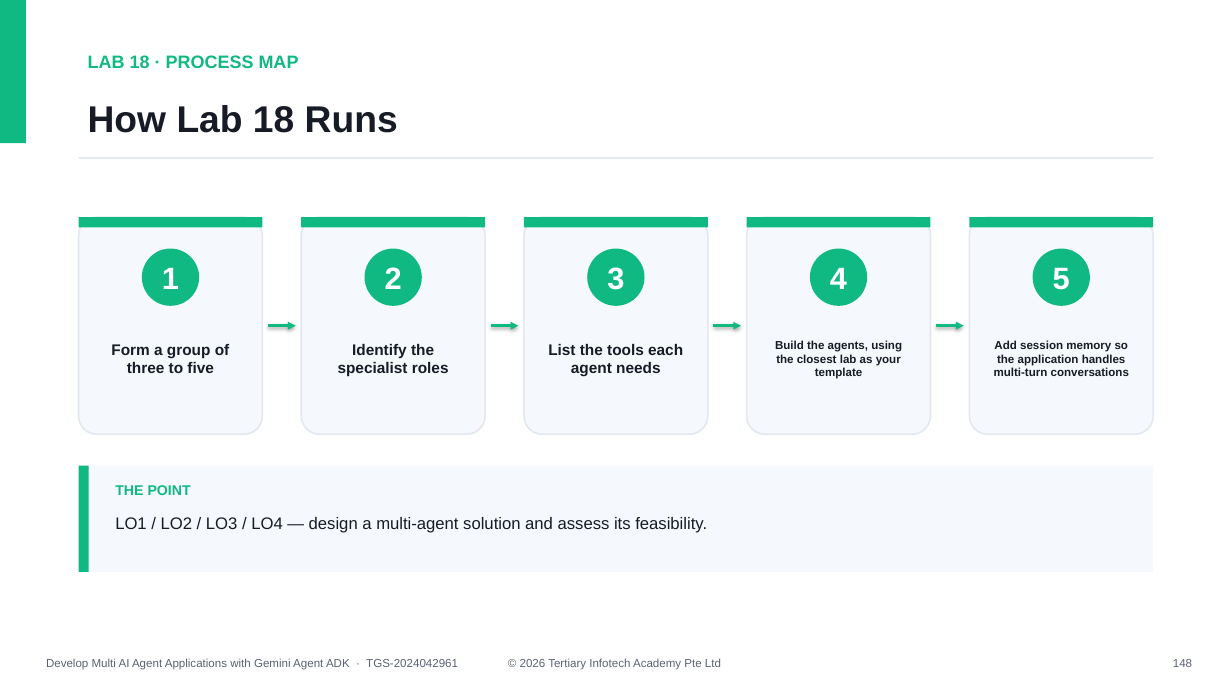
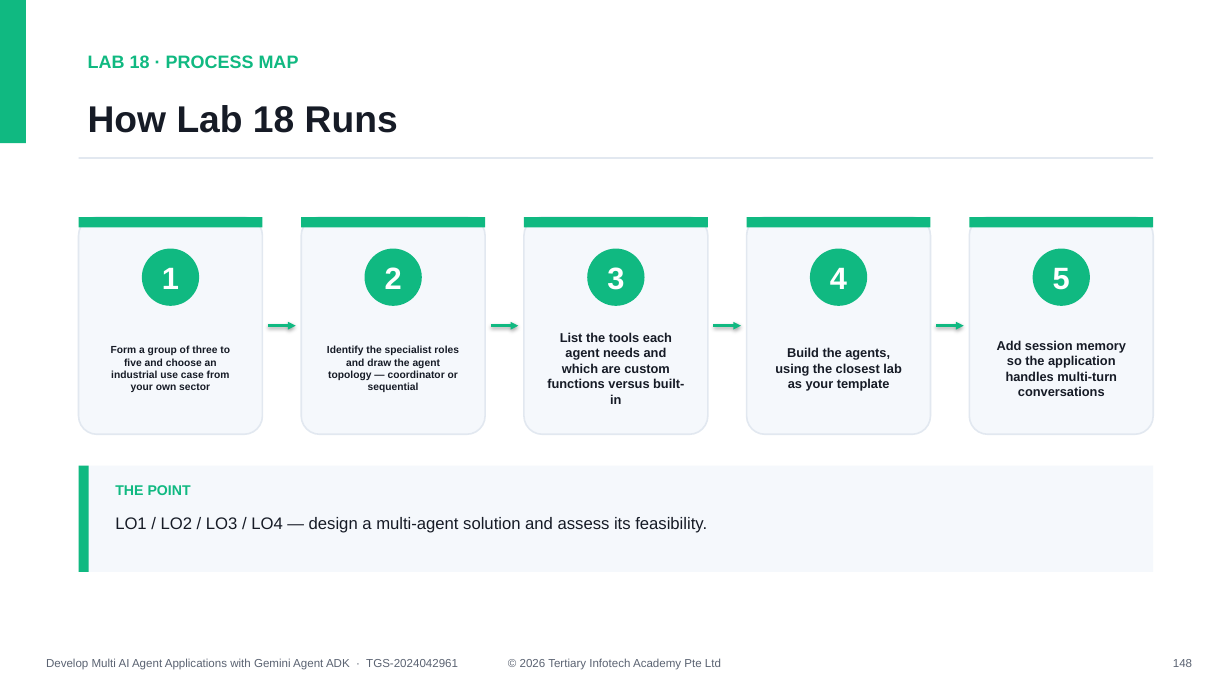
Before and after one commit to tertiarycourses/TGS-2024042961-Develop-Multi-AI-Agent-Applications-with-Gemini-Agent-ADK, a slide deck: slide 148 of courseware/Develop Multi AI Agent Applications with Gemini Agent ADK-v1.4.pptx. Drawn at 1232x693 pixels with LibreOffice and Linux fonts; fonts in the diff are those of the drawing. Boxes give left, top, right and bottom in pixels: in the first picture for what was removed or moved away, otherwise in the second. Text is boxed around its words. In the diff, an @@ line names an element or a change of style, - is before the commit and + after.

```diff
--- a/courseware/Develop Multi AI Agent Applications with Gemini Agent ADK-v1.4.pptx
+++ b/courseware/Develop Multi AI Agent Applications with Gemini Agent ADK-v1.4.pptx
@@ text "Build the agents, using the ..." at <box>775,347,901,391</box>: size 9 to 10 pt @@
@@ text "Add session memory so the ..." at <box>997,340,1126,396</box>: size 9 to 10 pt @@
@@ text at <box>111,346,230,392</box>: text changed; size 12 to 8 pt @@
-Form a group of three to five
+Form a group of three to five and choose an industrial use case from your own sector
@@ text at <box>327,346,459,392</box>: text changed; size 12 to 8 pt @@
-Identify the specialist roles
+Identify the specialist roles and draw the agent topology — coordinator or sequential
@@ text at <box>547,332,684,404</box>: text changed; size 12 to 10 pt @@
-List the tools each agent needs
+List the tools each agent needs and which are custom functions versus built-in
```
Also in this commit, not shown: 21 other slides changed, 7 other files.
